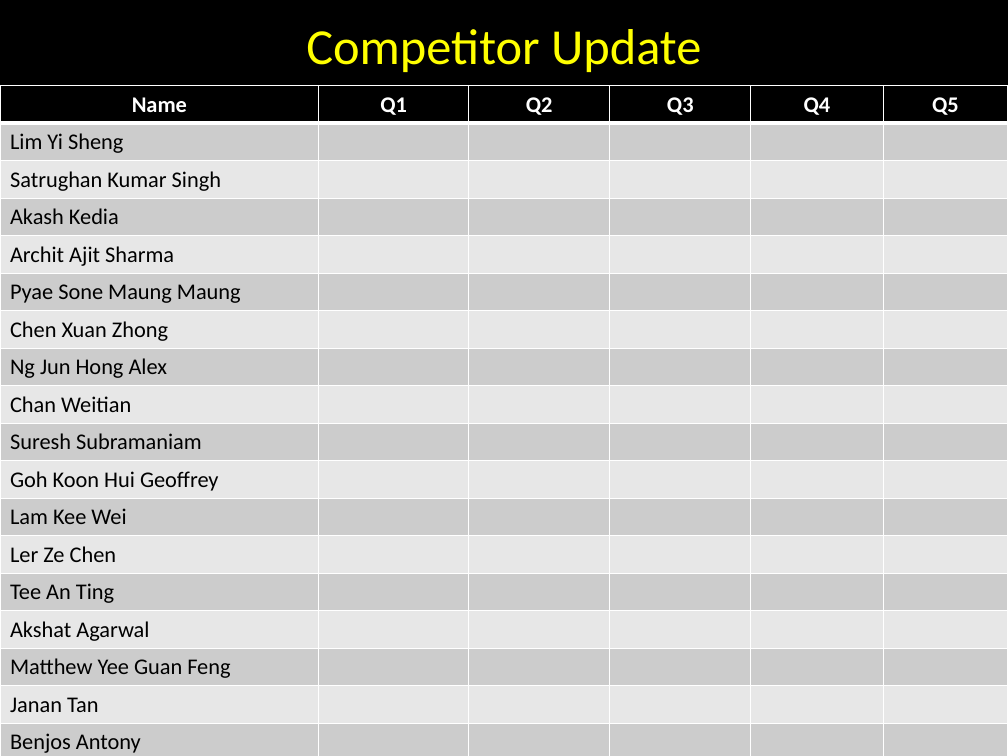
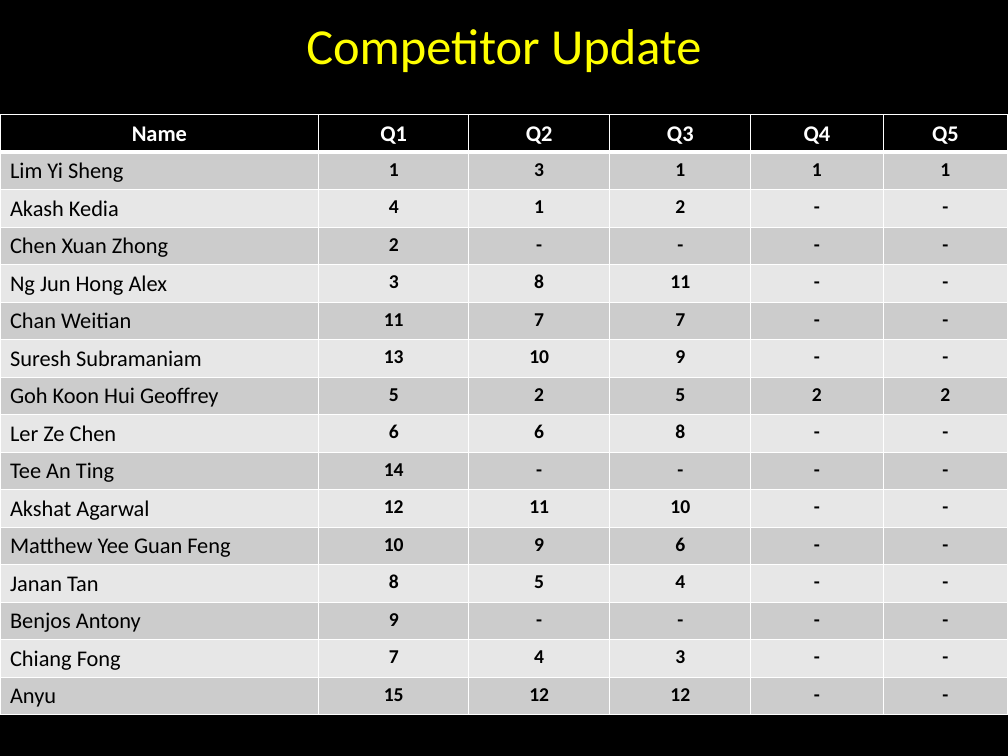
Before and after one commit to melvrickgoh/10.10, a slide deck: slide 4 of Drunken Preliminaries.pptx. Drawn at 1008x756 pixels with LibreOffice and Linux fonts; fonts in the diff are those of the drawing. Boxes give left, top, right and bottom in pixels: in the first picture for what was removed or moved away, otherwise in the second. Text is boxed around its words. In the diff, an @@ line names an element or a change of style, - is before the commit and + after.

```diff
--- a/Drunken Preliminaries.pptx
+++ b/Drunken Preliminaries.pptx
@@ table at (x1=0, y1=115, x2=1008, y2=711) @@
-row 2: Lim Yi Sheng |  |  |  |  | 
-row 3: Satrughan Kumar Singh |  |  |  |  | 
-row 4: Akash Kedia |  |  |  |  | 
-row 5: Archit Ajit Sharma |  |  |  |  | 
-row 6: Pyae Sone Maung Maung |  |  |  |  | 
-row 7: Chen Xuan Zhong |  |  |  |  | 
-row 8: Ng Jun Hong Alex |  |  |  |  | 
-row 9: Chan Weitian |  |  |  |  | 
-row 10: Suresh Subramaniam |  |  |  |  | 
-row 11: Goh Koon Hui Geoffrey |  |  |  |  | 
-row 12: Lam Kee Wei |  |  |  |  | 
-row 13: Ler Ze Chen |  |  |  |  | 
-row 14: Tee An Ting |  |  |  |  | 
-row 15: Akshat Agarwal |  |  |  |  | 
-row 16: Matthew Yee Guan Feng |  |  |  |  | 
-row 17: Janan Tan |  |  |  |  | 
-row 18: Benjos Antony |  |  |  |  | 
+row 2: Lim Yi Sheng | 1 | 3 | 1 | 1 | 1
+row 3: Akash Kedia | 4 | 1 | 2 | - | -
+row 4: Chen Xuan Zhong | 2 | - | - | - | -
+row 5: Ng Jun Hong Alex | 3 | 8 | 11 | - | -
+row 6: Chan Weitian | 11 | 7 | 7 | - | -
+row 7: Suresh Subramaniam | 13 | 10 | 9 | - | -
+row 8: Goh Koon Hui Geoffrey | 5 | 2 | 5 | 2 | 2
+row 9: Ler Ze Chen | 6 | 6 | 8 | - | -
+row 10: Tee An Ting | 14 | - | - | - | -
+row 11: Akshat Agarwal | 12 | 11 | 10 | - | -
+row 12: Matthew Yee Guan Feng | 10 | 9 | 6 | - | -
+row 13: Janan Tan | 8 | 5 | 4 | - | -
+row 14: Benjos Antony | 9 | - | - | - | -
+row 15: Chiang Fong | 7 | 4 | 3 | - | -
+row 16: Anyu | 15 | 12 | 12 | - | -
@@ table resized from (x1=0, y1=86, x2=1008, y2=756) to (x1=0, y1=115, x2=1008, y2=711) @@
```
Also in this commit, not shown: 1 other slide changed, 5 other files.
